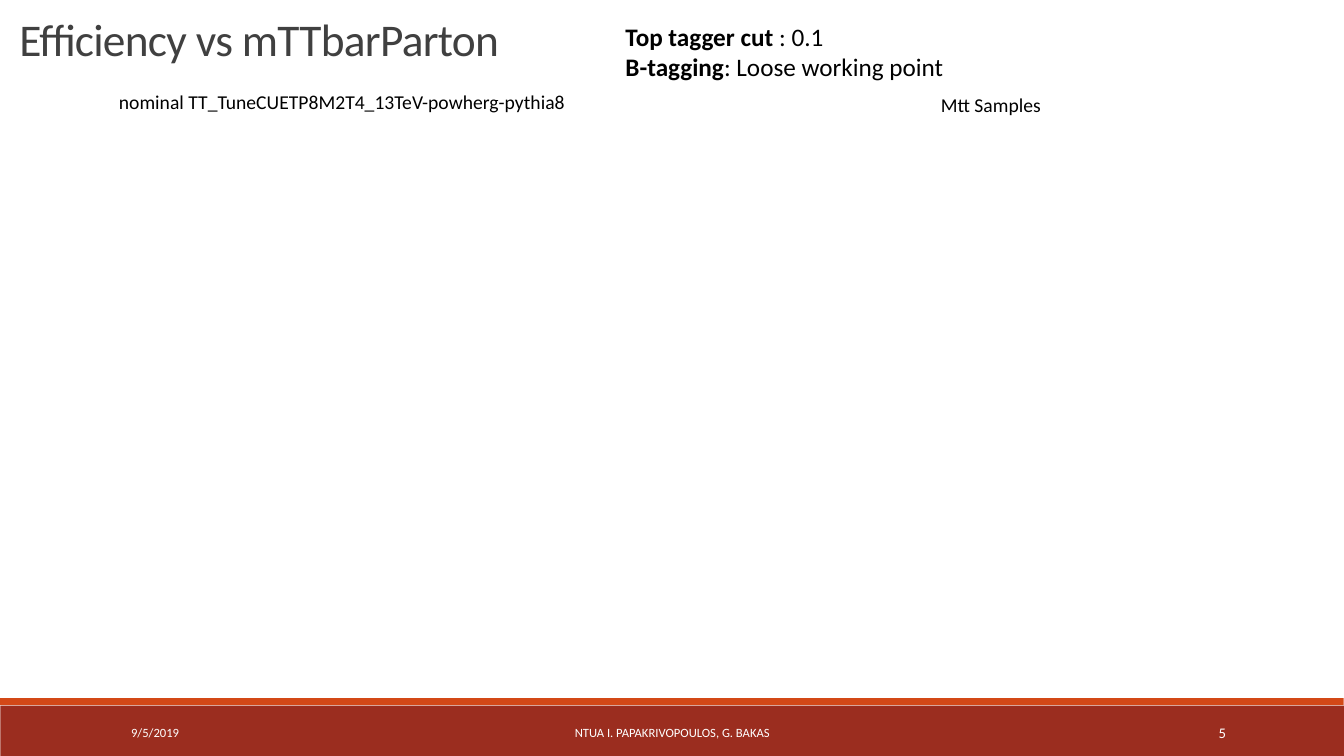
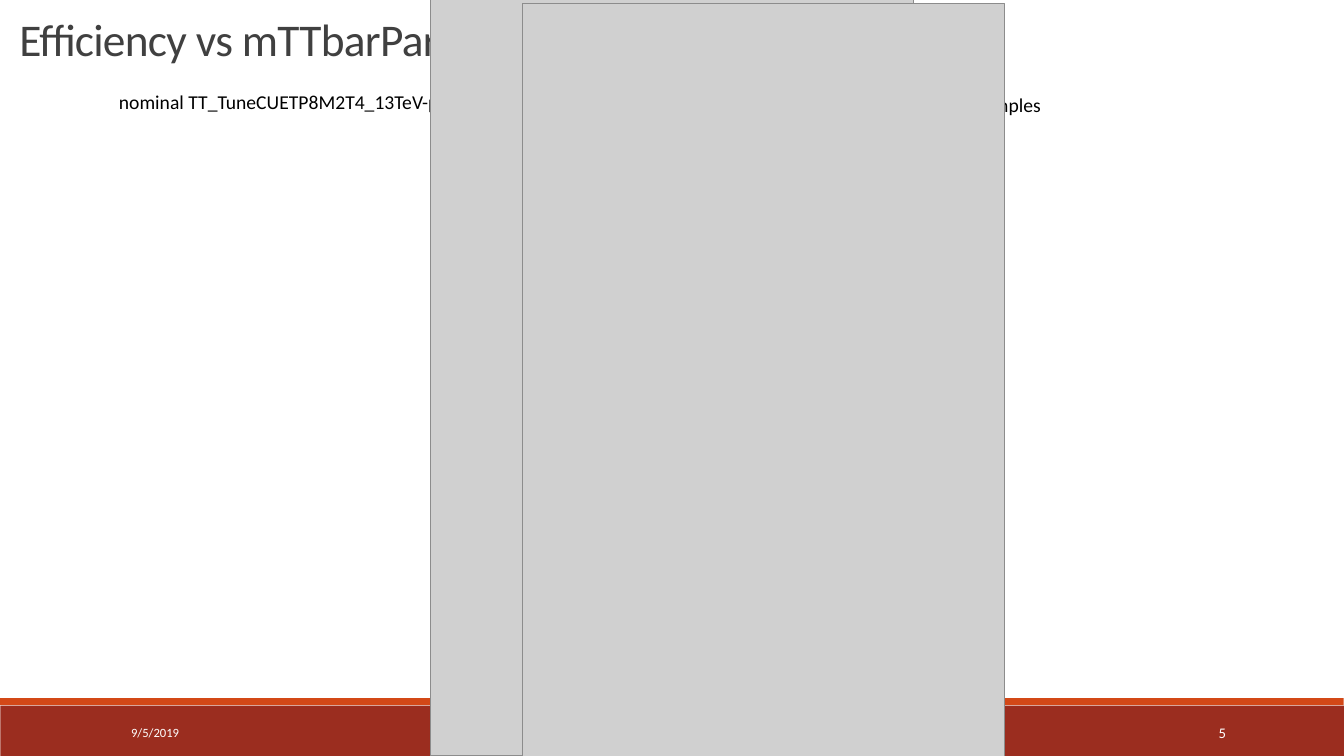
Before and after one commit to georgebakas/HEP-NTUA, a slide deck: slide 5 of Documents for Progress/StatusReport_Eff_SignalOverBkg_AllMVA_allbtag_09_05_19.pptx. Drawn at 1344x756 pixels with LibreOffice and Linux fonts; fonts in the diff are those of the drawing; grey boxes stand for pictures. Boxes give left, top, right and bottom in pixels: in the first picture for what was removed or moved away, otherwise in the second. Text is boxed around its words. In the diff, an @@ line names an element or a change of style, - is before the commit and + after.

```diff
--- a/Documents for Progress/StatusReport_Eff_SignalOverBkg_AllMVA_allbtag_09_05_19.pptx
+++ b/Documents for Progress/StatusReport_Eff_SignalOverBkg_AllMVA_allbtag_09_05_19.pptx
@@ picture added at bbox=[431, 0, 913, 756] @@
@@ picture added at bbox=[522, 4, 1005, 756] @@
@@ text removed at bbox=[625, 29, 943, 81] @@
-Top tagger cut : 0.1
-B-tagging: Loose working point
@@ text removed at bbox=[575, 729, 770, 739] @@
-NTUA I. PAPAKRIVOPOULOS, G. BAKAS
```
Also in this commit, not shown: 19 other slides changed, 5 other files.
